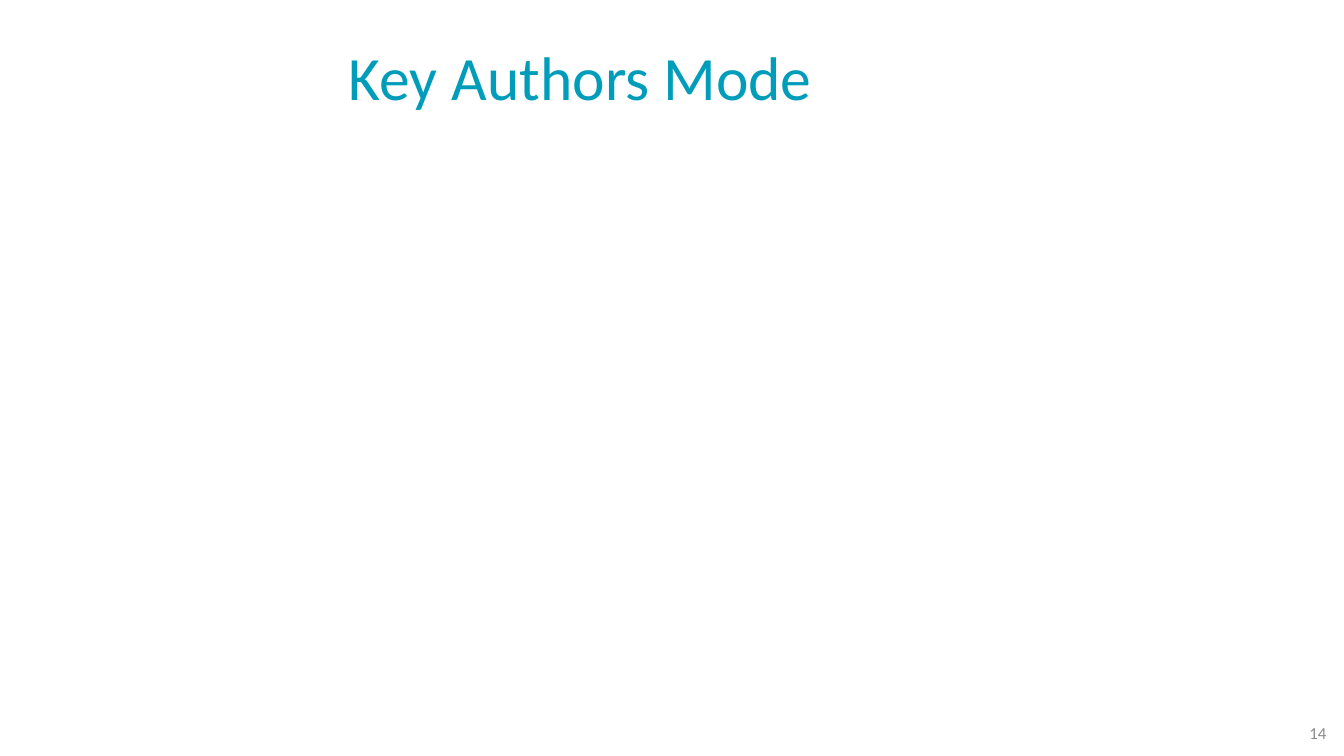
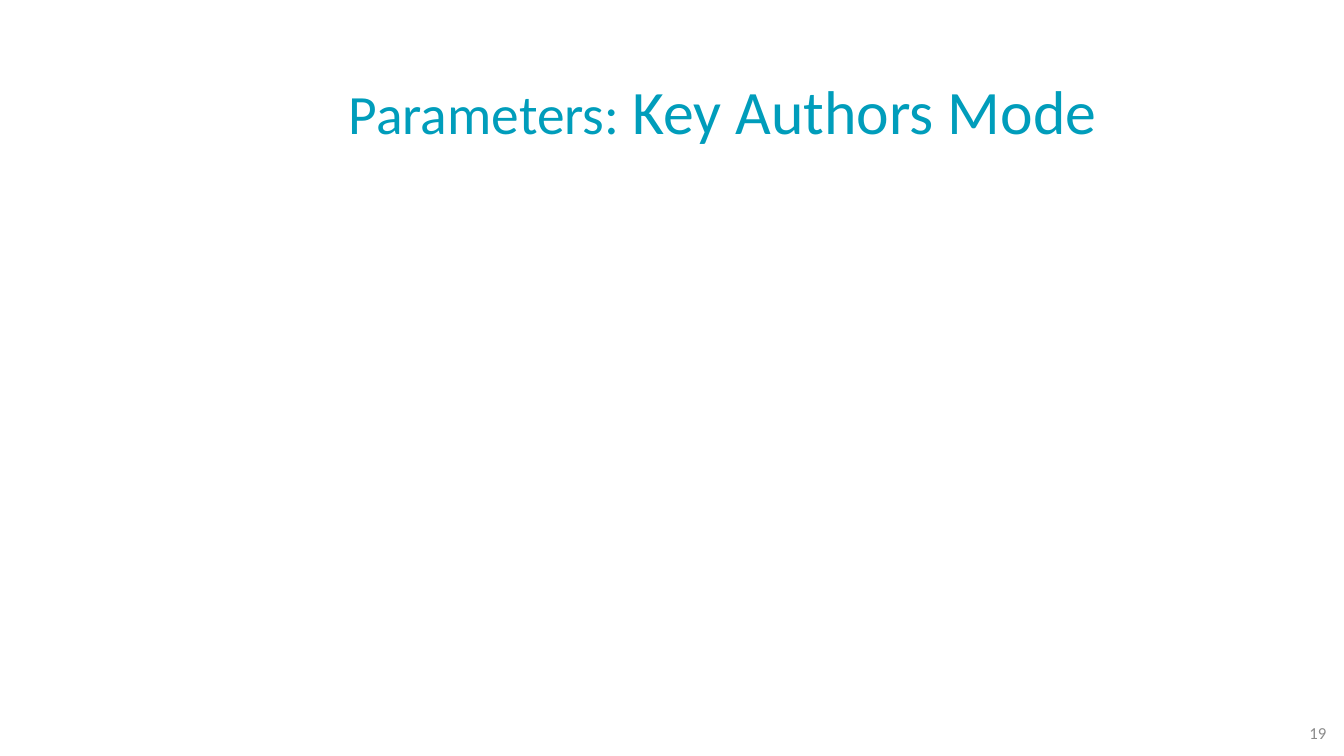
Before and after one commit to NoaTal1996/Backbone-Graph, a slide deck: slide 19 of docs/meeting/2026_03_08.pptx (slide 14 before the commit). Drawn at 1344x756 pixels with LibreOffice and Linux fonts; fonts in the diff are those of the drawing; grey boxes stand for pictures; background and template pictures are left out. Boxes give left, top, right and bottom in pixels: in the first picture for what was removed or moved away, otherwise in the second. Text is boxed around its words. In the diff, an @@ line names an element or a change of style, - is before the commit and + after.

```diff
--- a/docs/meeting/2026_03_08.pptx
+++ b/docs/meeting/2026_03_08.pptx
@@ title at [349,91,1096,144]: text changed; size 44 to 44.1 pt @@
-Key Authors Mode
+Parameters: Key Authors Mode
@@ page number at [1309,728,1326,739]: text changed @@
-14
+19
```
Also in this commit, not shown: 3 other slides changed, 11 slides added, 2 other files.
